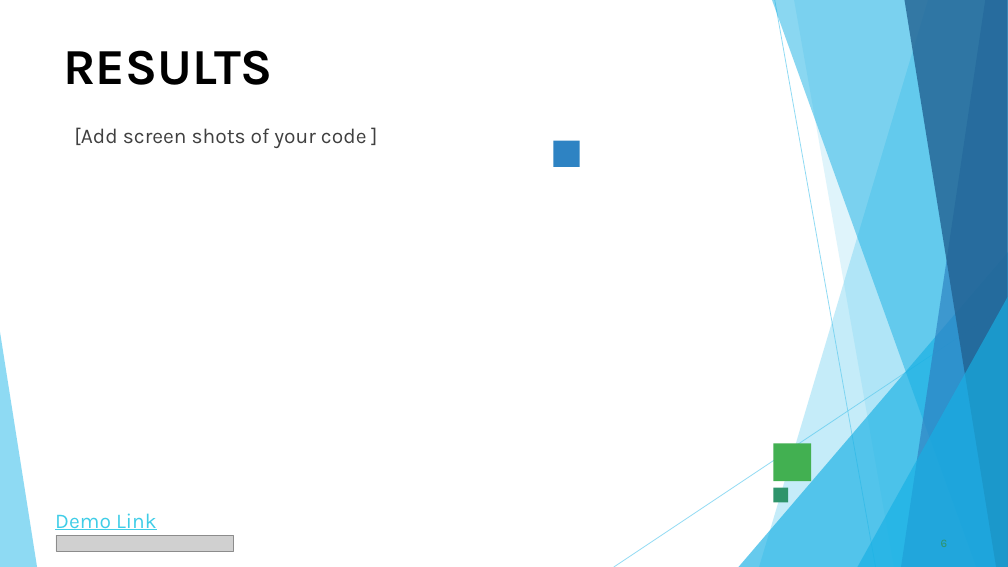
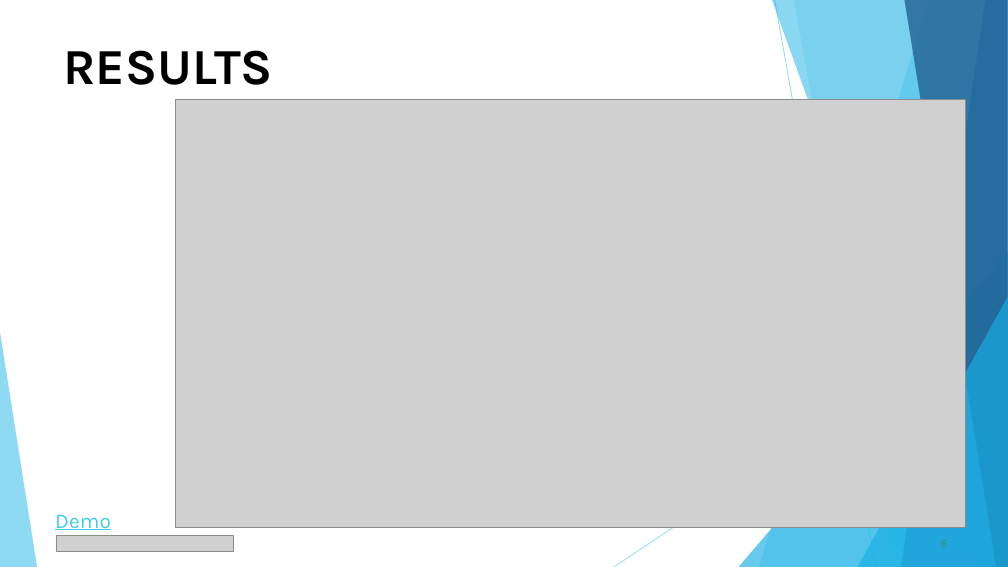
Before and after one commit to Keshabkjha/AICTE_VOISE_Internship, a slide deck: slide 6 of Mini Projects/DIY Project ppt template.pptx. Drawn at 1008x567 pixels with LibreOffice and Linux fonts; fonts in the diff are those of the drawing; grey boxes stand for pictures. Boxes give left, top, right and bottom in pixels: in the first picture for what was removed or moved away, otherwise in the second. Text is boxed around its words. In the diff, an @@ line names an element or a change of style, - is before the commit and + after.

```diff
--- a/Mini Projects/DIY Project ppt template.pptx
+++ b/Mini Projects/DIY Project ppt template.pptx
@@ picture added at [175, 99, 966, 527] @@
@@ text removed at [74, 127, 367, 148] @@
-[Add screen shots of your code ]
@@ rectangle removed at [554, 141, 580, 167] @@
@@ rectangle removed at [774, 444, 811, 482] @@
@@ rectangle removed at [774, 488, 789, 503] @@
@@ text at [55, 515, 111, 530]: text changed @@
-Demo Link
+Demo
```
Also in this commit, not shown: 5 other slides changed, 4 slides added, 1 slide removed, 1 other file.
